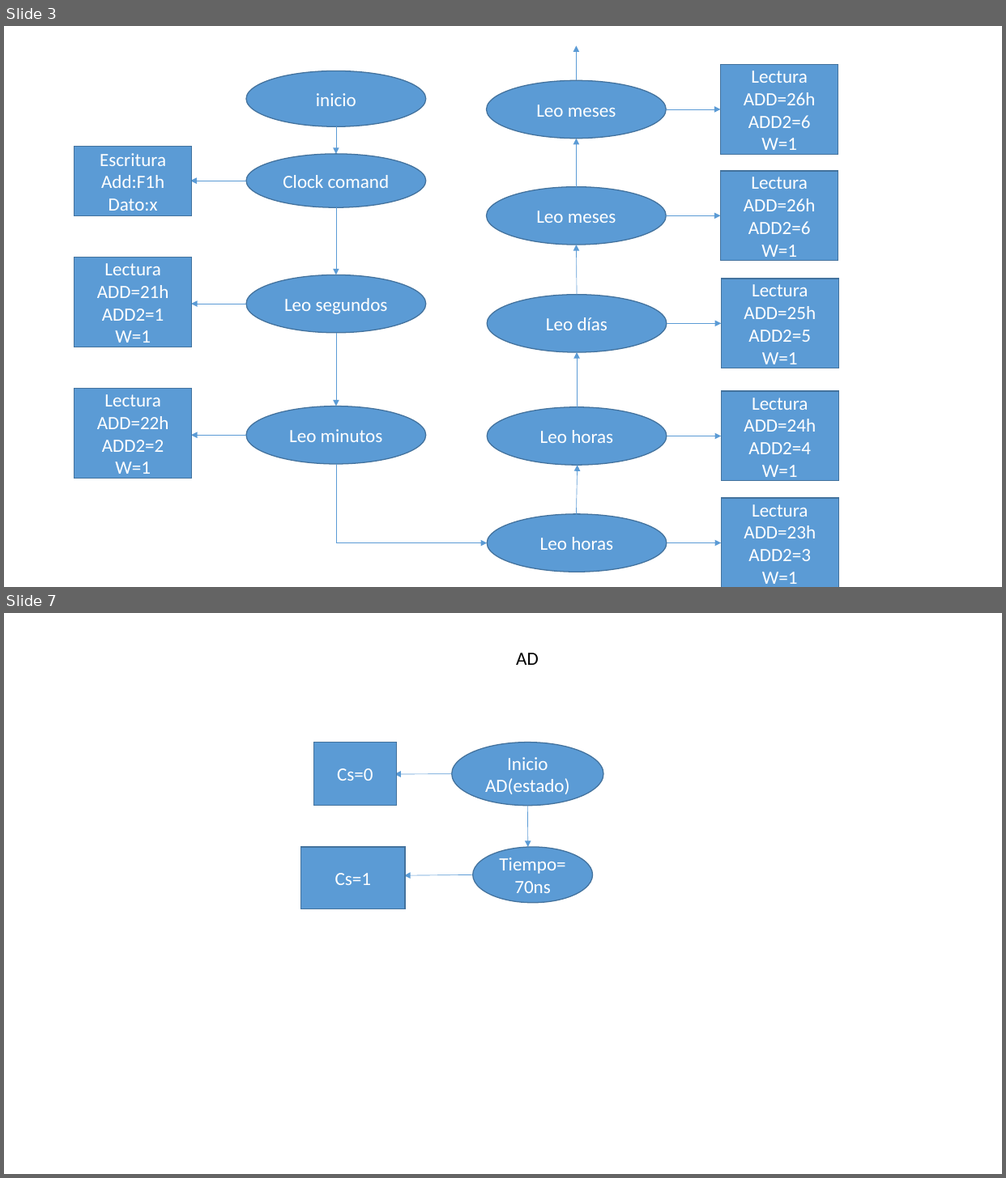
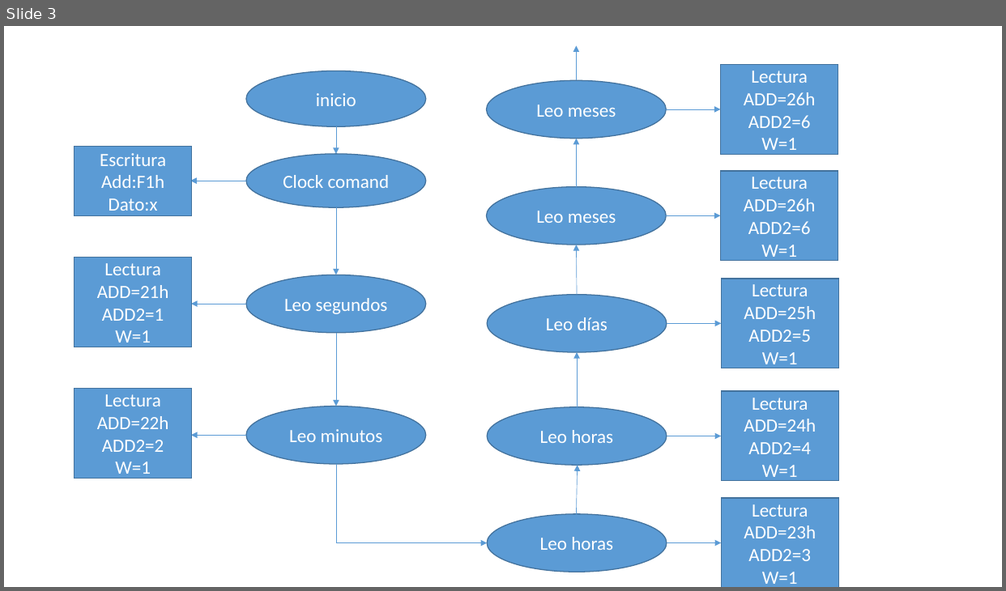
Before and after one commit to lleon95/proy_2_grupo_7_II_2016, a slide deck: Designs/Presentación1.pptx. Shown one above the other, each under a label of ours: slides 3 and 7 before the commit, slide 3 after it; the slides between them are not shown. The pictures are 1006x1178 and 1006x591 pixels, drawn with LibreOffice and Linux fonts; fonts in the diff are those of the drawing. Boxes give left, top, right and bottom in pixels: in the first picture for what was removed or moved away, otherwise in the second. Text is boxed around its words. In the diff, an @@ line names an element or a change of style, - is before the commit and + after.

Commit message:
creacion de las maquinas de estado finales

```diff
--- a/Designs/Presentación1.pptx
+++ b/Designs/Presentación1.pptx
@@ slide 7 removed at <box>4,613,1002,1174</box>, background #FFFFFF @@
@@ text removed at <box>516,653,539,665</box> @@
-AD
@@ rectangle removed at <box>314,743,397,806</box> @@
-Cs=0
@@ ellipse removed at <box>452,743,603,806</box> @@
-Inicio
-AD(estado)
@@ arrow removed from (452, 774) to (394, 774) @@
@@ arrow removed from (528, 806) to (528, 847) @@
@@ rectangle removed at <box>301,847,405,909</box> @@
-Cs=1
@@ ellipse removed at <box>473,847,592,904</box> @@
-Tiempo=70ns
@@ arrow removed from (473, 875) to (404, 875) @@
```
Also in this commit, not shown: 2 slides changed, 5 slides added, 2 other slides removed.
